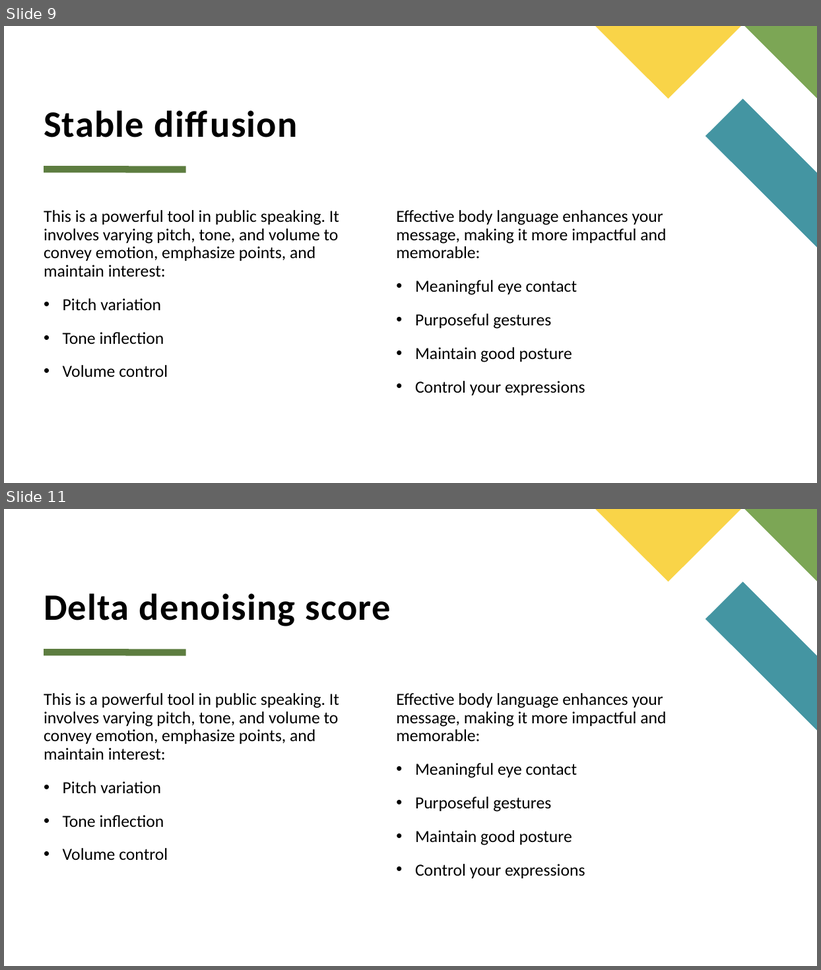
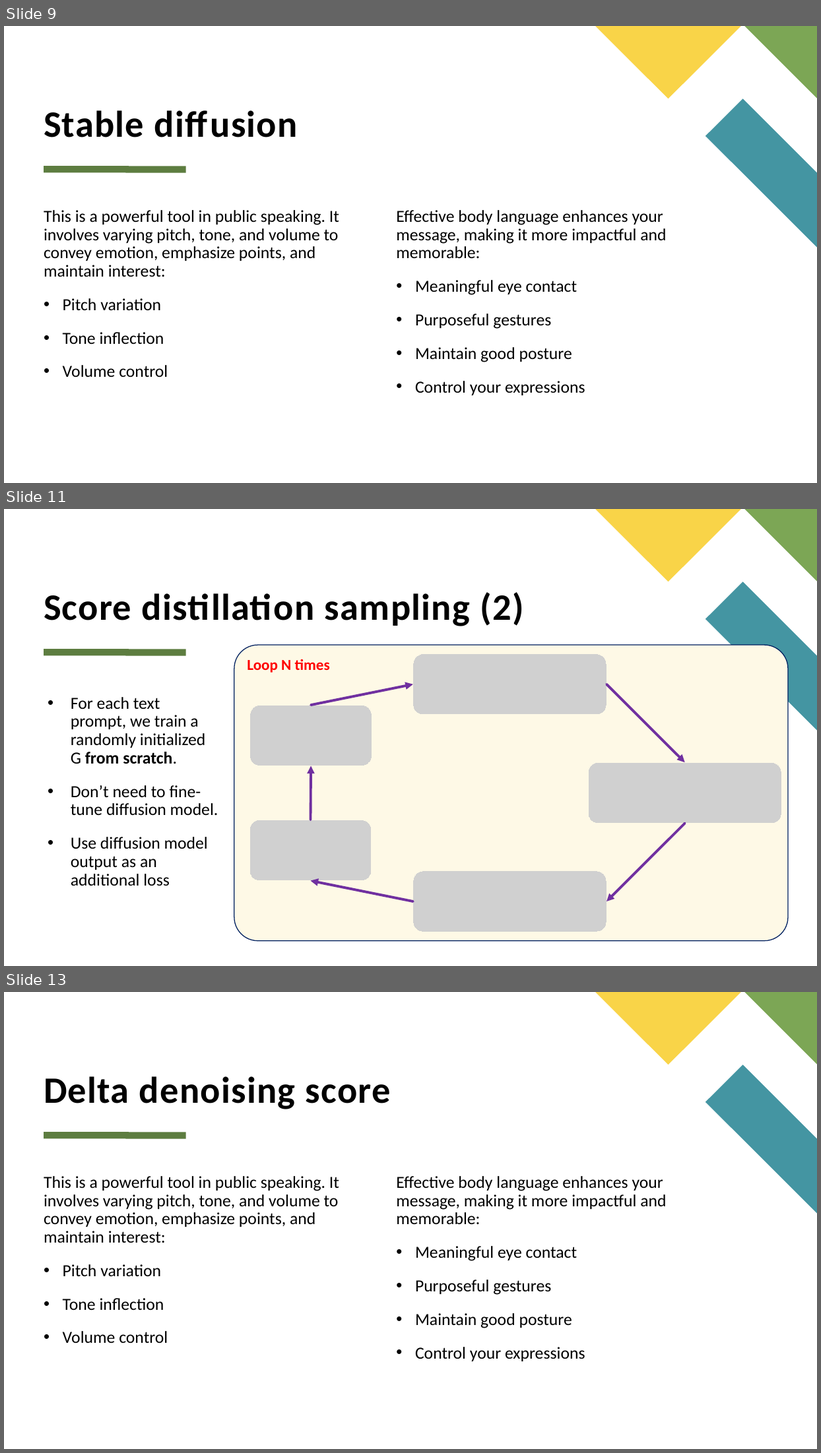
Before and after one commit to Anh26535D/cpp, a slide deck: report_computer_vision.pptx. Shown one above the other, each under a label of ours: slides 9 and 11 before the commit, slides 9, 11 and 13 after it; the slides between them are not shown. The pictures are 821x970 and 821x1453 pixels, drawn with LibreOffice and Linux fonts; fonts in the diff are those of the drawing; grey boxes stand for pictures. Boxes give left, top, right and bottom in pixels: in the first picture for what was removed or moved away, otherwise in the second. Text is boxed around its words. In the diff, an @@ line names an element or a change of style, - is before the commit and + after.

```diff
--- a/report_computer_vision.pptx
+++ b/report_computer_vision.pptx
@@ slide 11 added at [4, 509, 817, 966], background #FFFFFF; not listed: 4 template elements that a slide beside it also shows @@
@@ title added at [44, 592, 523, 626], 44 pt, text #000000, bold @@
+Score distillation sampling (2)
@@ text added at [71, 697, 218, 887], 20 pt, text #000000 @@
+• For each text prompt, we train a randomly initialized G from scratch.
+• Don’t need to fine-tune diffusion model.
+• Use diffusion model output as an additional loss
@@ group added at [234, 645, 789, 941]: 5 pictures, 5 arrows, 1 rounded rectangle @@
+Loop N times
@@ what was slide 11 is now slide 13 @@
```
Also in this commit, not shown: 1 slide changed, 2 other slides added, 1 slide removed.
